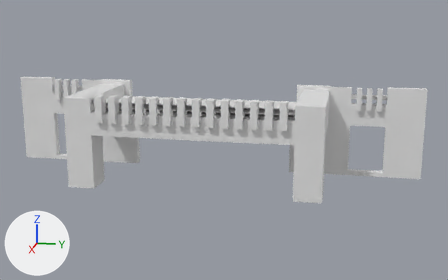
An edit to the FBX model Catacombs/Assets/3D Objects/frontTischmirror.fbx, drawn before and after from the same camera.
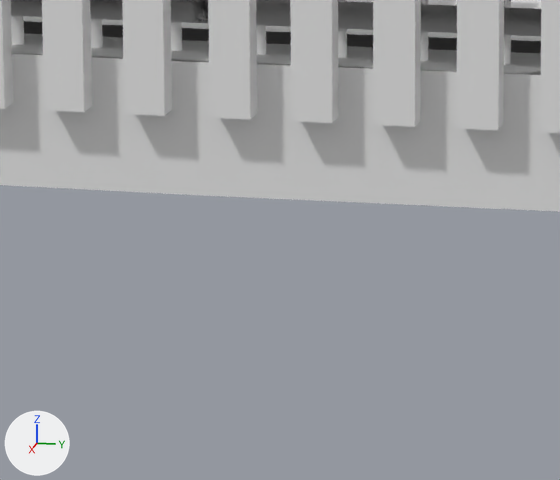
Old and new are each drawn whole from a 50 mm camera at (128.1, 31.7, 42.9) aimed at (-5.6, 5.0, 9.5) and again close up on the part from 35% to 56% of the width and 38% to 68% of the height. Arrows for +X, +Y and +Z are at lower left; the lights stay in place. Where no turn or scale is listed for an object, it has been applied to the vertices.

The scene before the commit, as lines of its bpy script (objects in view):
```python
me_cube_005 = bpy.data.meshes.new('Cube.005')
me_cube_005.from_pydata(...)  # 869 vertices, 660 faces; spans x -22.8..1.1, y -49.2..49.2, z 0.0..20.9
ob_cube_001 = bpy.data.objects.new('Cube.001', me_cube_005)
ob_cube_001.location = (6.0, -0.01, -0.02)
```
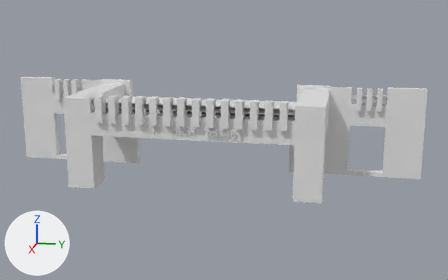
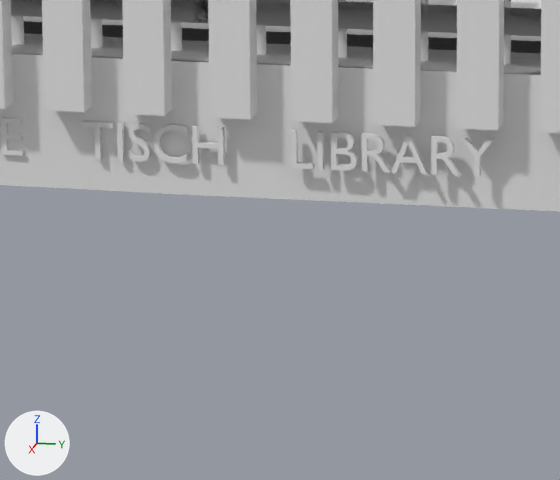
The newer file is also turned or shifted as a whole; pictures and numbers use the older file's frame.

Location of each change, [x1, y1, x2, y2] in pixels of the close-ups (560 x 480 px):
'Text', added
    after: [1, 118, 494, 177]

The change in detail:
Mesh me_name_of_tish is new.
It has 1198 vertices, 1760 faces and spans x -0.5..0.4, y -10.6..10.6, z -0.1..1.5.
Object 'Text' (ob_text) is new; it shows me_name_of_tish.
Its location is (6.33, 0.52, 13.21).
